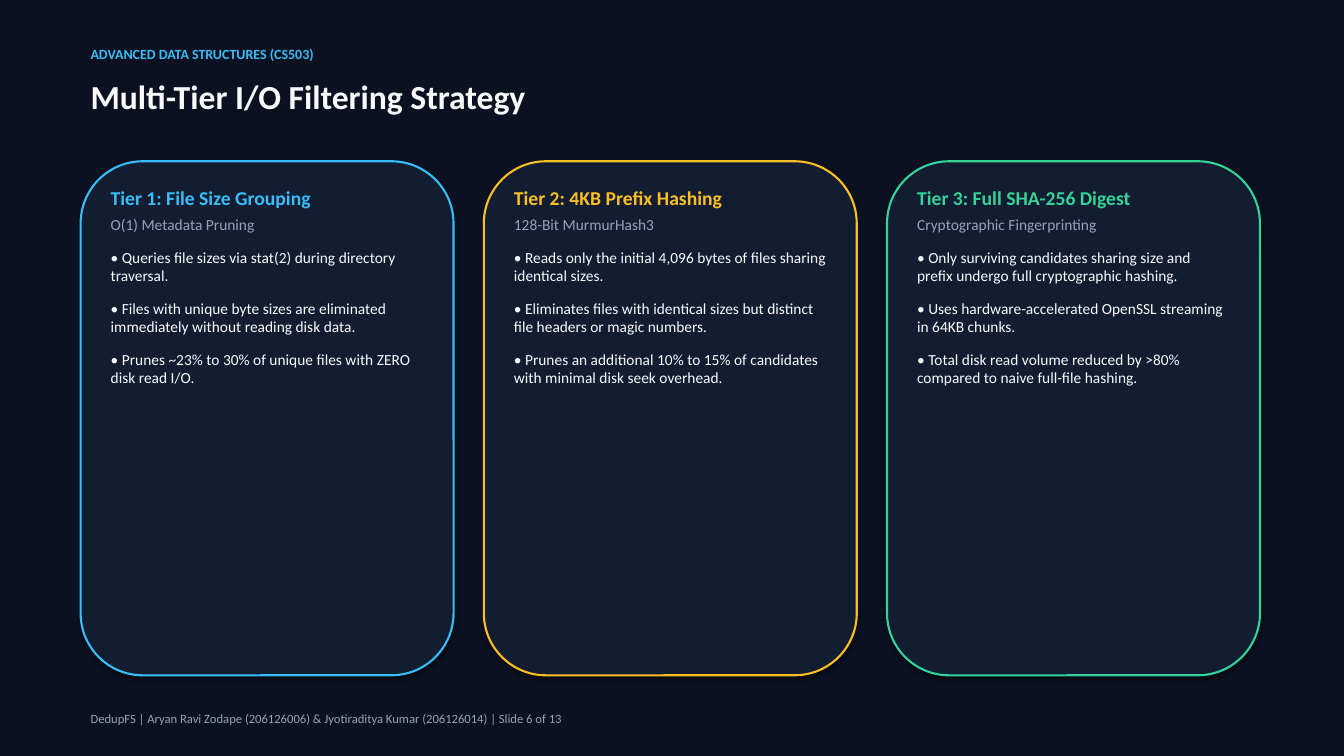
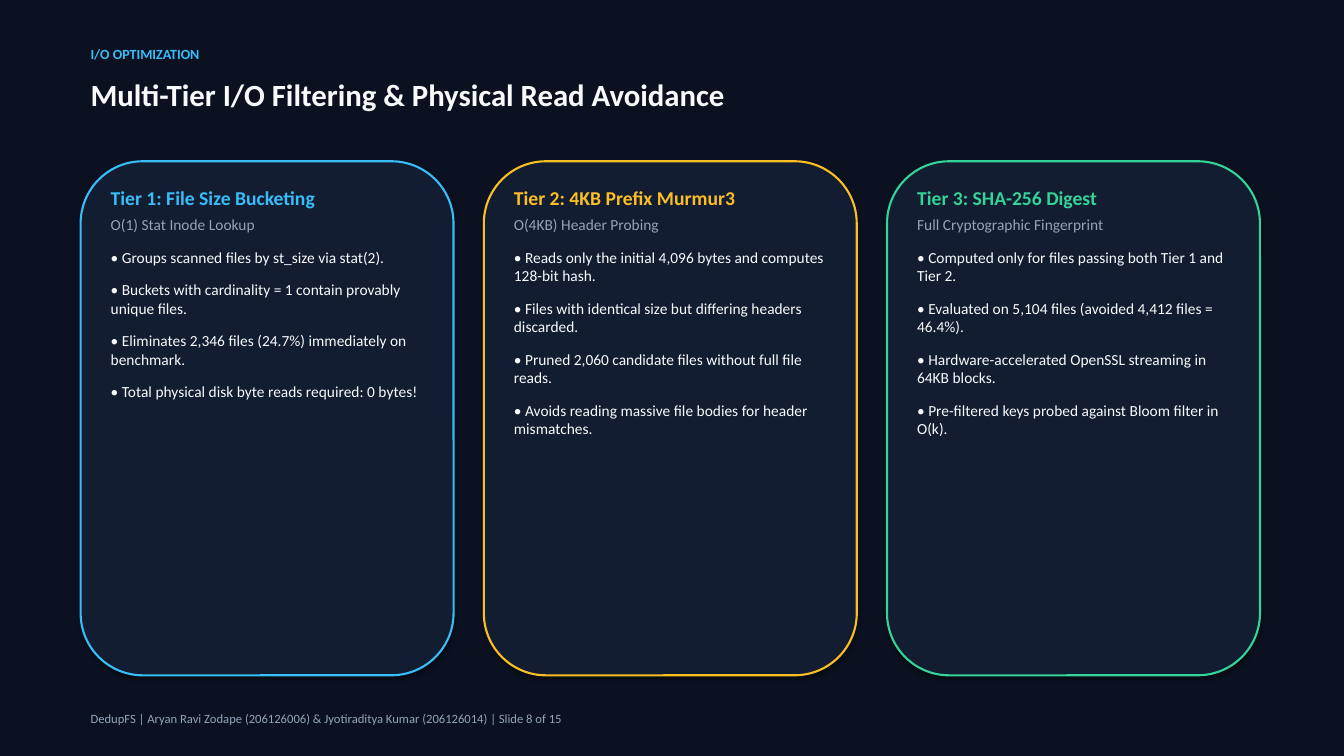
Before and after one commit to Jyotiraditya-kumar/DedupeFS, a slide deck: slide 8 of presentation/DedupFS_MTech_Presentation.pptx (slide 6 before the commit). Drawn at 1344x756 pixels with LibreOffice and Linux fonts; fonts in the diff are those of the drawing. Boxes give left, top, right and bottom in pixels: in the first picture for what was removed or moved away, otherwise in the second. Text is boxed around its words. In the diff, an @@ line names an element or a change of style, - is before the commit and + after.

Commit message:
feat(core,ds,benchmarks,ui,presentation): implement full M.Tech phases with all 4 ADS, benchmarks, and flowchart
- Implemented Hierarchical Merkle Hash Tree (ADS 3) for subtree duplicate detection and O(log N) change sync
- Implemented Binary Max-Heap Priority Queue (ADS 4) with Floyd's O(N) heapify and Pareto storage reclamation
- Added dedicated unit test suites tests/test_priority_queue.cpp and tests/test_merkle_tree.cpp (6 suites, 100% pass rate)
- Created comprehensive benchmarking engine (benchmarks/run_benchmarks.py) comparing Naive O(N^2), Full SHA-256, and DedupFS
- Upgraded standalone presentation (presentation/DedupFS_MTech_Presentation.pptx) and web slides (presentation/index.html) to 15 master slides with architecture flowchart and benchmark comparison
- Enhanced Web Management UI (ui/templates/index.html & ui/app.py) with interactive Pipeline Flowchart, Merkle Tree Explorer, Priority Queue & Pareto analyzer, and Algorithmic Benchmarks tab

```diff
--- a/presentation/DedupFS_MTech_Presentation.pptx
+++ b/presentation/DedupFS_MTech_Presentation.pptx
@@ text at bbox=[91, 49, 200, 60]: text changed @@
-ADVANCED DATA STRUCTURES (CS503)
+I/O OPTIMIZATION
@@ text at bbox=[91, 84, 725, 112]: text changed; size 24 to 22 pt @@
-Multi-Tier I/O Filtering Strategy
+Multi-Tier I/O Filtering & Physical Read Avoidance
@@ text at bbox=[111, 191, 417, 400]: text changed @@
-Tier 1: File Size Grouping
-O(1) Metadata Pruning
-• Queries file sizes via stat(2) during directory traversal.
-• Files with unique byte sizes are eliminated immediately without reading disk data.
-• Prunes ~23% to 30% of unique files with ZERO disk read I/O.
+Tier 1: File Size Bucketing
+O(1) Stat Inode Lookup
+• Groups scanned files by st_size via stat(2).
+• Buckets with cardinality = 1 contain provably unique files.
+• Eliminates 2,346 files (24.7%) immediately on benchmark.
+• Total physical disk byte reads required: 0 bytes!
@@ text at bbox=[514, 191, 824, 434]: text changed @@
-Tier 2: 4KB Prefix Hashing
-128-Bit MurmurHash3
-• Reads only the initial 4,096 bytes of files sharing identical sizes.
-• Eliminates files with identical sizes but distinct file headers or magic numbers.
-• Prunes an additional 10% to 15% of candidates with minimal disk seek overhead.
+Tier 2: 4KB Prefix Murmur3
+O(4KB) Header Probing
+• Reads only the initial 4,096 bytes and computes 128-bit hash.
+• Files with identical size but differing headers discarded.
+• Pruned 2,060 candidate files without full file reads.
+• Avoids reading massive file bodies for header mismatches.
@@ text at bbox=[917, 191, 1224, 436]: text changed @@
-Tier 3: Full SHA-256 Digest
-Cryptographic Fingerprinting
-• Only surviving candidates sharing size and prefix undergo full cryptographic hashing.
-• Uses hardware-accelerated OpenSSL streaming in 64KB chunks.
-• Total disk read volume reduced by >80% compared to naive full-file hashing.
+Tier 3: SHA-256 Digest
+Full Cryptographic Fingerprint
+• Computed only for files passing both Tier 1 and Tier 2.
+• Evaluated on 5,104 files (avoided 4,412 files = 46.4%).
+• Hardware-accelerated OpenSSL streaming in 64KB blocks.
+• Pre-filtered keys probed against Bloom filter in O(k).
@@ text at bbox=[91, 714, 562, 725]: text changed @@
-DedupFS | Aryan Ravi Zodape (206126006) & Jyotiraditya Kumar (206126014) | Slide 6 of 13
+DedupFS | Aryan Ravi Zodape (206126006) & Jyotiraditya Kumar (206126014) | Slide 8 of 15
```
Also in this commit, not shown: 7 other slides changed, 7 slides added, 5 slides removed, 25 other files.
